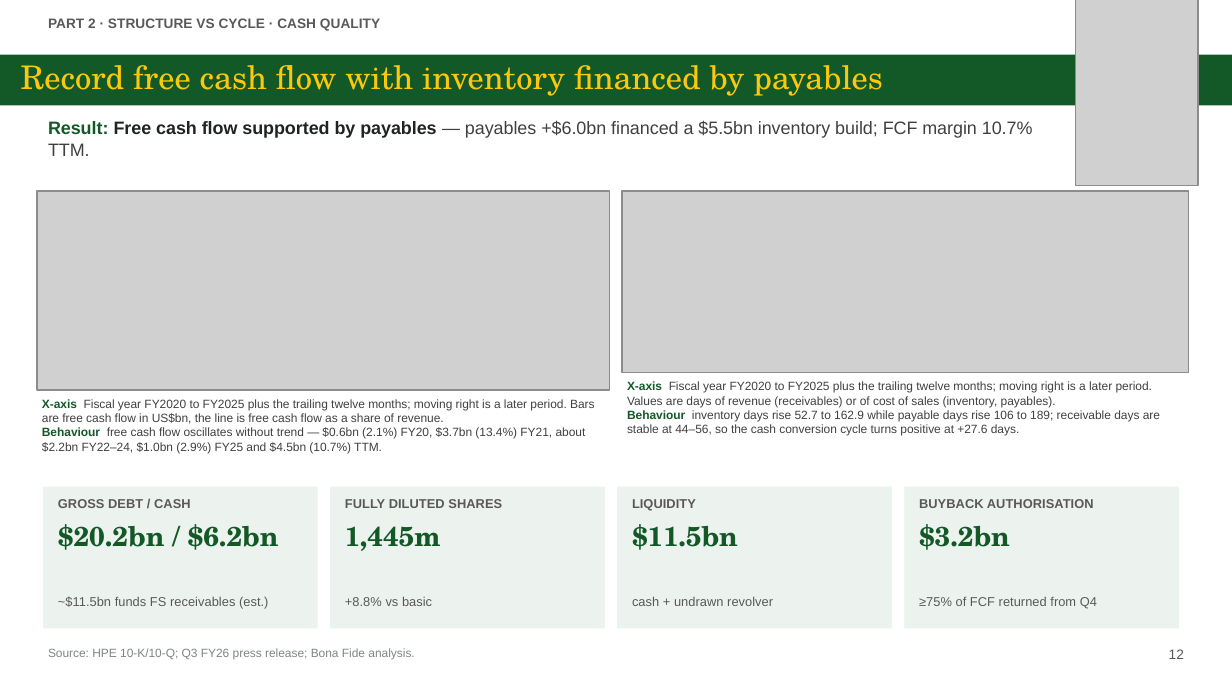
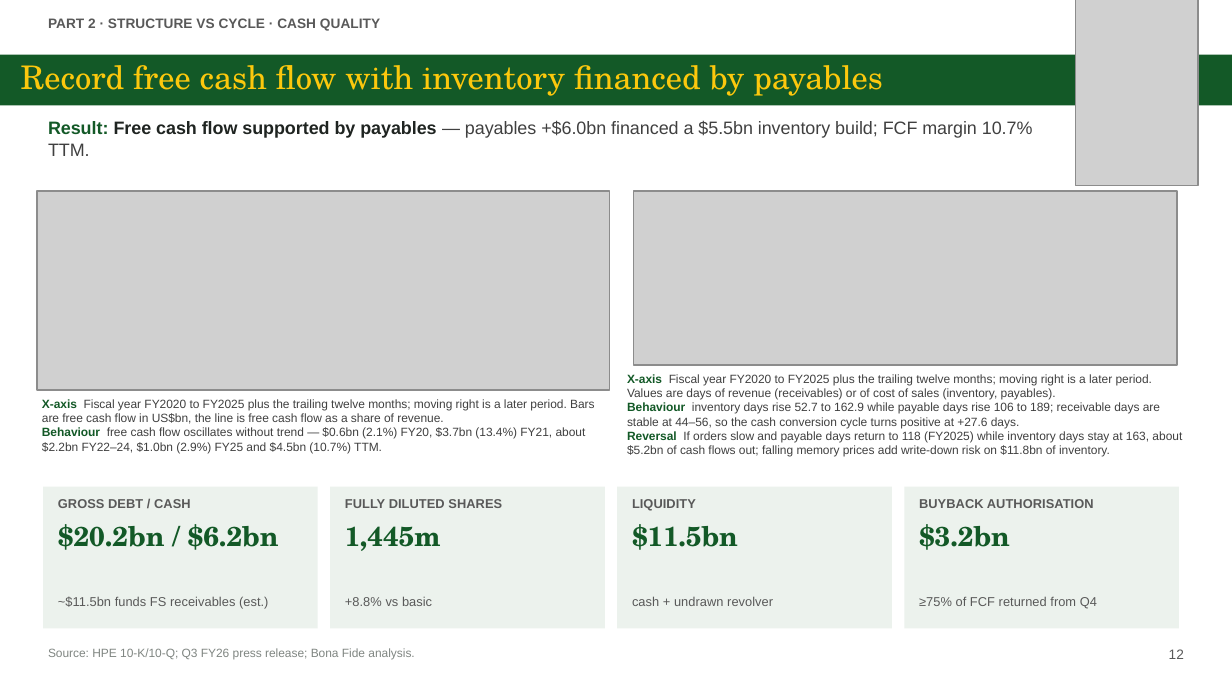
Before and after one commit to zhejiahu-tudelft/bonafide, a slide deck: slide 12 of HPE/final/HPE_Investment_Presentation.pptx. Drawn at 1232x693 pixels with LibreOffice and Linux fonts; fonts in the diff are those of the drawing; grey boxes stand for pictures. Boxes give left, top, right and bottom in pixels: in the first picture for what was removed or moved away, otherwise in the second. Text is boxed around its words. In the diff, an @@ line names an element or a change of style, - is before the commit and + after.

```diff
--- a/HPE/final/HPE_Investment_Presentation.pptx
+++ b/HPE/final/HPE_Investment_Presentation.pptx
@@ picture: place and size @@
-picture at [622,191,1189,372]
+picture at [634,191,1178,365]
@@ text "X-axis Fiscal year FY2020 to ...": place and size @@
-text "X-axis Fiscal year FY2020 to ..." at [627,381,1160,436]
+text "X-axis Fiscal year FY2020 to ..." at [627,374,1182,457]
@@ text at [627,431,1182,457]: paragraph added @@
+Reversal If orders slow and payable days return to 118 (FY2025) while inventory days stay at 163, about $5.2bn of cash flows out; falling memory prices add write-down risk on $11.8bn of inventory.
```
Also in this commit, not shown: 1 other slide changed, 1 slide added, 17 other files.
